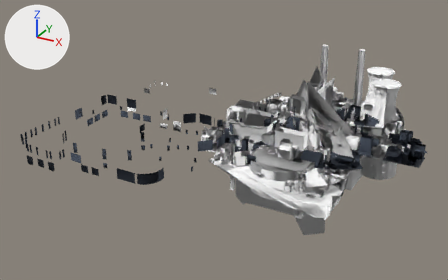
One commit to the glTF model models/fp_island2.glb: the scene before it, then after it.
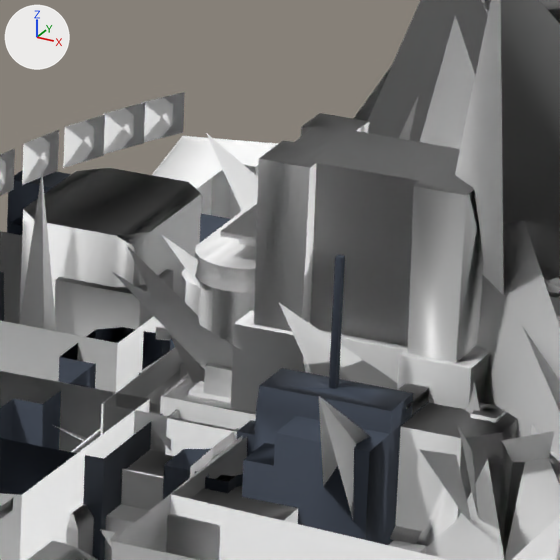
Old and new are each drawn whole from a camera (50 mm lens) standing at (419.0, -1080.0, 492.0) and looking at (-130.0, -82.0, -7.0) and again close up on the part from 59% to 70% of the width and 30% to 47% of the height. Arrows for +X, +Y and +Z are at upper left; the lights stay in place. The last two pictures show the newer version.

Objects in the first close-up: 'GC_Footprint_AA_LongDist', 'GC_Footprint_AH_LongDist', 'GC_Footprint_AWT_LongDist', 'GC_Footprint_CB_Reflection', 'GC_Footprint_CC_LongDist', 'GC_Footprint_CE_LongDist', 'GC_Footprint_CG_LongDist', 'GC_Footprint_GD_LongDist', 'GC_Footprint_LF_Reflections', 'GC_Footprint_LG_Reflections', 'GC_Footprint_STD_Volumetric', 'GC_Footprint_VC_LongDist' and 16 more.
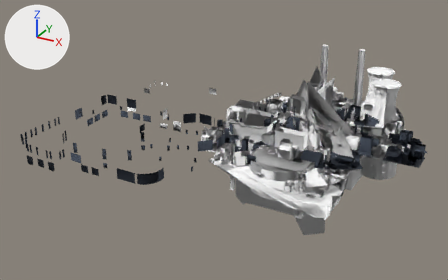
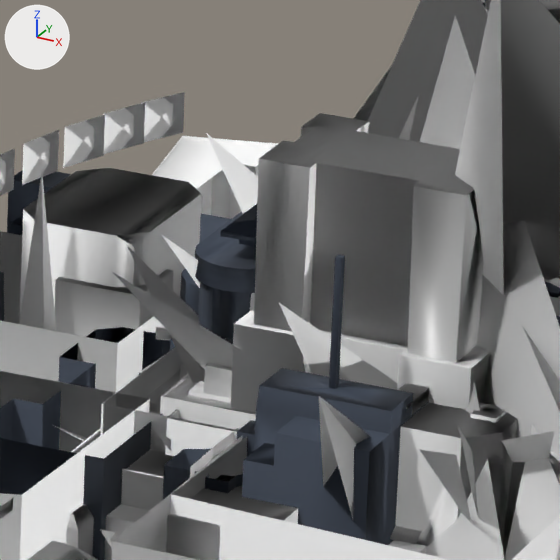
What differs and where, as boxes [x1, y1, x2, y2] in the close-ups (560 x 560 px):
'GC_Footprint_CE_LongDist', recoloured: [180, 2, 560, 344] in both

What changed in the scene script:
```text
Change me_gc_footprint_ce_longdist:
    where me_gc_footprint_ce_longdist.from_pydata(...)  # 554 vertices, 683 faces; spans x -41.1..41.1, y -21.9..79.6, z -1.9..96.5
    remove me_gc_footprint_ce_longdist.materials.append(mat_bakegroup_island1_a0_2x)  # white #ffffff
    add me_gc_footprint_ce_longdist.materials.append(mat_dark)  # greyish blue #424b59
```
